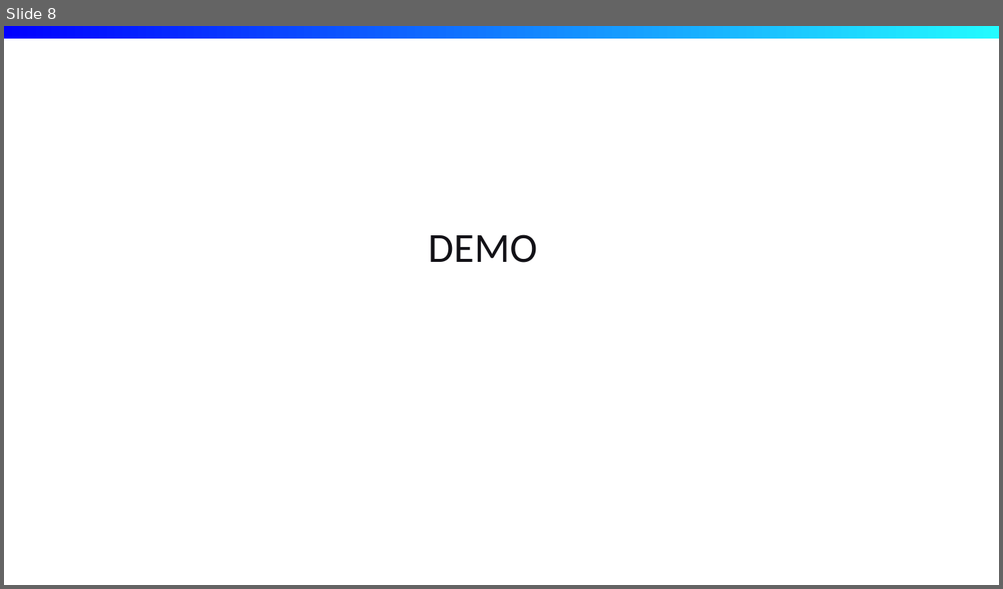
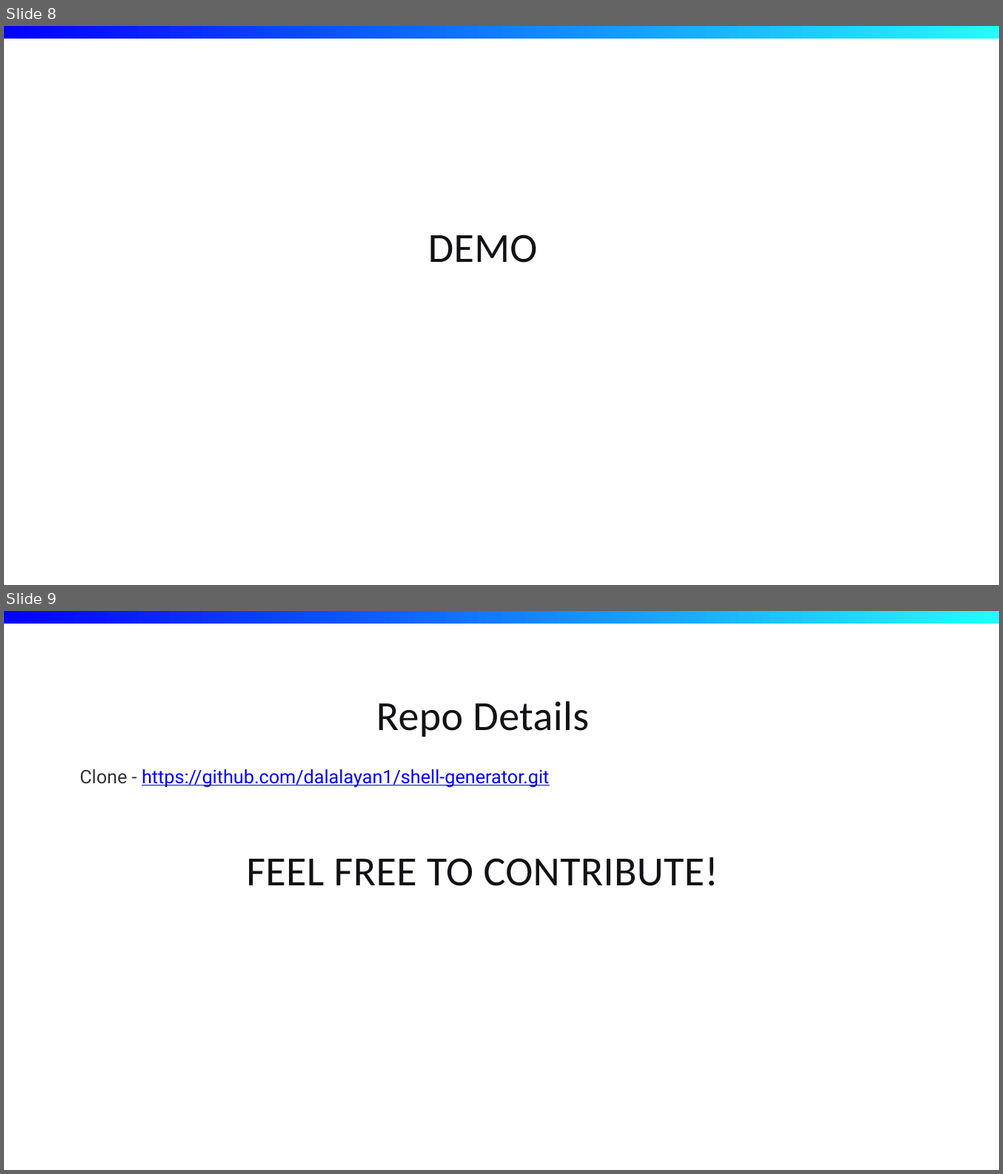
Before and after one commit to dalalayan1/shell-generator, a slide deck: generators.pptx. Shown one above the other, each under a label of ours: slide 8 before the commit, slides 8 and 9 after it. The pictures are 1003x589 and 1003x1174 pixels, drawn with LibreOffice and Linux fonts; fonts in the diff are those of the drawing; background and template pictures are left out. Boxes give left, top, right and bottom in pixels: in the first picture for what was removed or moved away, otherwise in the second. Text is boxed around its words. In the diff, an @@ line names an element or a change of style, - is before the commit and + after.

```diff
--- a/generators.pptx
+++ b/generators.pptx
@@ slide 9 added at bbox=[4, 611, 999, 1170], background picture (left out); not listed: 1 template element that a slide beside it also shows @@
@@ title added at bbox=[376, 701, 589, 737], 40 pt, text #121116 @@
+Repo Details
@@ text added at bbox=[79, 769, 549, 788], 18 pt, text #0000FF, underline @@
+Clone - https://github.com/dalalayan1/shell-generator.git
@@ text added at bbox=[246, 857, 718, 886], 40 pt, text #121116 @@
+FEEL FREE TO CONTRIBUTE!
```
Also in this commit, not shown: 1 slide changed, 3 other slides added, 1 slide removed.
